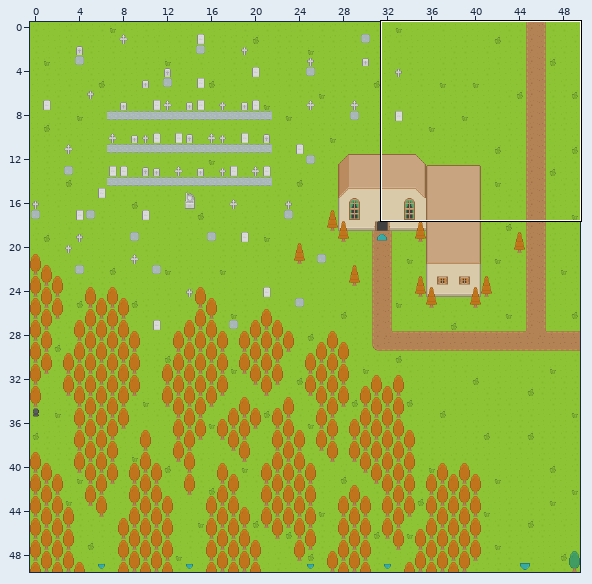
Tiled map (JSON) -- client/maps/The Graveyard.json. Above: a wide view before the commit, with the close-up outlined.
Close-up. First the earlier version:
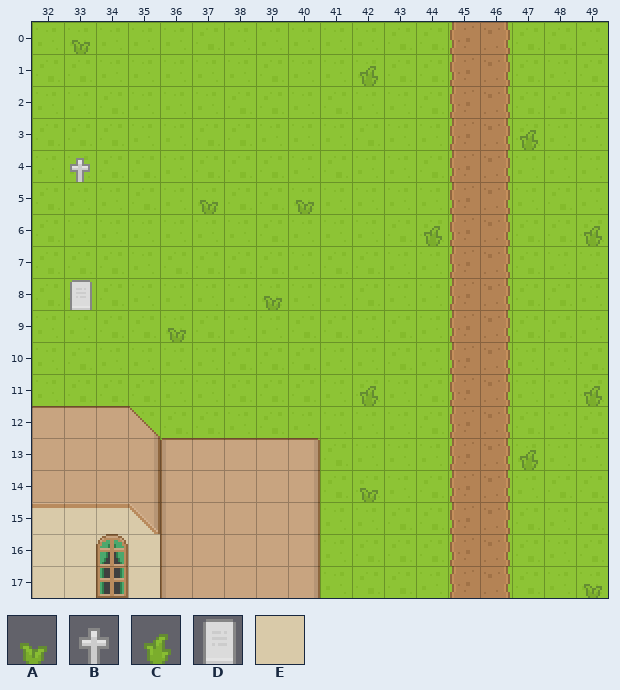
Cells are 16x16 px. Shown: x 32..49, y 0..17. The commit also changed other parts of the map, which this record leaves out.
Key: from "roguelikeSheet": A 882, B 913, C 968, D 999, E 1308.
_ is an empty cell, # one hidden under a higher layer.
Layers that did not change in this view are not listed.
Layer "Deco0" before, first column x 32:
 0 _A________________
 1 __________C_______
 2 __________________
 3 _______________C__
 4 _B________________
 5 _____A__A_________
 6 ____________C____C
 7 __________________
 8 _D_____A__________
 9 ____A_____________
10 __________________
11 __________C______C
12 __________________
13 _______________C__
14 #########_A_______
15 EEEE#####_________
16 EEEE#####_________
17 EE#E#####________A
Once edited:
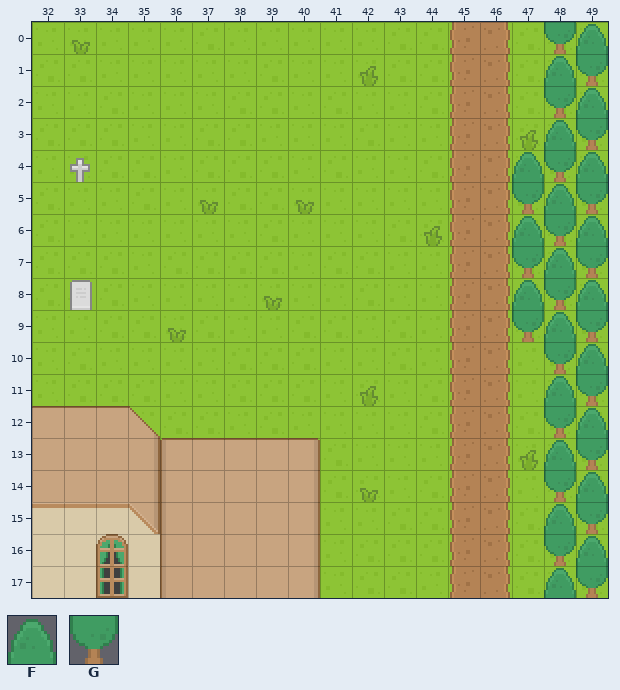
Further tiles: from "roguelikeSheet": F 875, G 961.
Diff:
Changed rows in their new state; . is an unchanged cell.
Layer "Deco0":
first column x 47:
 0 .GF
 1 .FG
 2 .GF
 3 .FG
 4 FGF
 5 GFG
 6 FGF
 7 GFG
 8 FGF
 9 GFG
10 .GF
11 .FG
12 .GF
13 .FG
14 .GF
15 .FG
16 .GF
17 .FG
